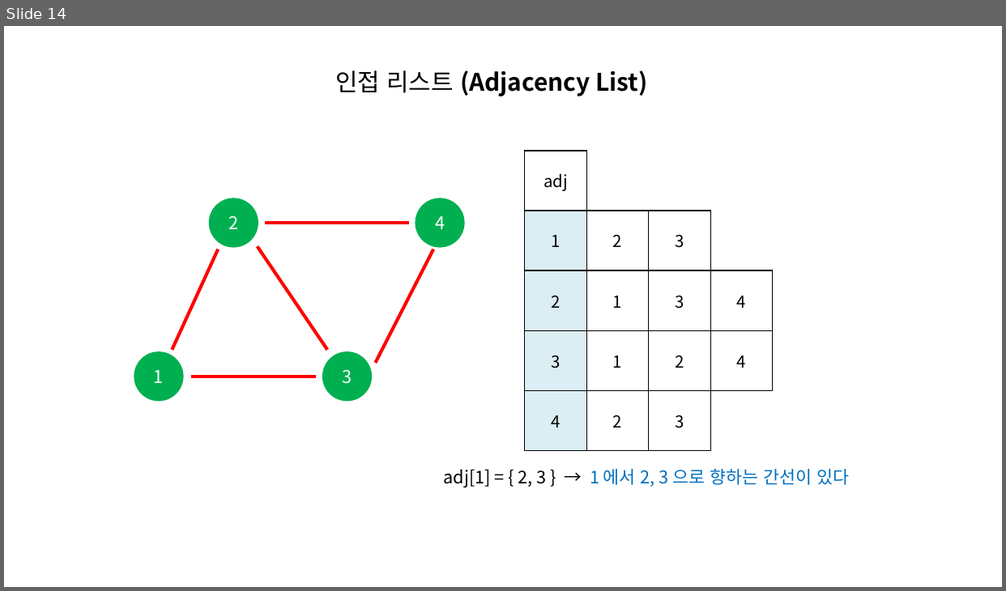
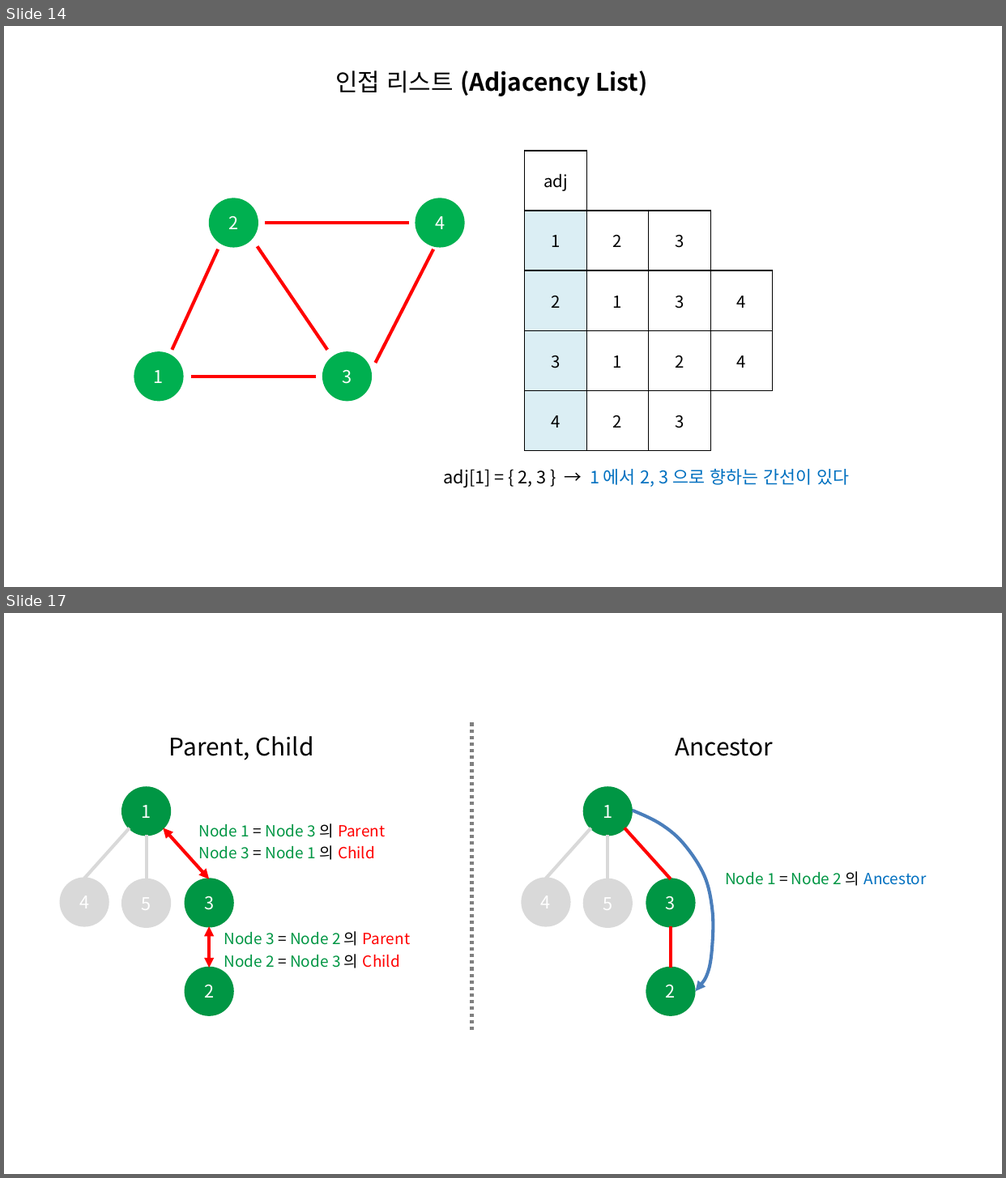
Before and after one commit to momo1108/blog, a slide deck: assets/etc/이미지제작용.pptx. Shown one above the other, each under a label of ours: slide 14 before the commit, slides 14 and 17 after it; the slides between them are not shown. The pictures are 1006x591 and 1006x1178 pixels, drawn with LibreOffice and Linux fonts; fonts in the diff are those of the drawing. Boxes give left, top, right and bottom in pixels: in the first picture for what was removed or moved away, otherwise in the second. Text is boxed around its words. In the diff, an @@ line names an element or a change of style, - is before the commit and + after.

```diff
--- a/assets/etc/이미지제작용.pptx
+++ b/assets/etc/이미지제작용.pptx
@@ slide 17 added at box(4, 613, 1002, 1174), background #FFFFFF @@
@@ line added from (472, 1030) to (472, 722), #808080 3 pt dashed @@
@@ text added at box(169, 736, 313, 760), 22 pt, text #000000 @@
+Parent, Child
@@ text added at box(675, 738, 773, 756), 22 pt, text #000000 @@
+Ancestor
@@ ellipse added at box(123, 787, 170, 835), fill #009644, outline #009644 2 pt, 16 pt, text #FFFFFF @@
+1
@@ ellipse added at box(584, 787, 631, 835), fill #009644, outline #009644 2 pt, 16 pt, text #FFFFFF @@
+1
@@ line added from (129, 828) to (84, 879), #D9D9D9 3 pt @@
@@ double arrow added from (209, 879) to (164, 828), #FF0000 3 pt @@
@@ text added at box(199, 824, 385, 860), 14 pt, text #009644 @@
+Node 1 = Node 3 의 Parent
+Node 3 = Node 1 의 Child
@@ line added from (591, 828) to (546, 879), #D9D9D9 3 pt @@
@@ line added from (671, 879) to (624, 828), #FF0000 3 pt @@
@@ freeform shape added at box(632, 810, 713, 990), outline #4B7EBC 3 pt @@
@@ line added from (147, 835) to (147, 880), #D9D9D9 3 pt @@
@@ line added from (607, 835) to (607, 880), #D9D9D9 3 pt @@
@@ ellipse added at box(61, 879, 108, 926), fill #D9D9D9, outline #D9D9D9 2 pt, 16 pt, text #FFFFFF @@
+4
@@ ellipse added at box(185, 879, 233, 926), fill #009644, outline #009644 2 pt, 16 pt, text #FFFFFF @@
+3
@@ ellipse added at box(522, 879, 569, 926), fill #D9D9D9, outline #D9D9D9 2 pt, 16 pt, text #FFFFFF @@
+4
@@ ellipse added at box(647, 879, 695, 926), fill #009644, outline #009644 2 pt, 16 pt, text #FFFFFF @@
+3
@@ text added at box(725, 871, 927, 886), 14 pt, text #009644 @@
+Node 1 = Node 2 의 Ancestor
@@ ellipse added at box(123, 880, 170, 927), fill #D9D9D9, outline #D9D9D9 2 pt, 16 pt, text #FFFFFF @@
+5
@@ ellipse added at box(584, 880, 631, 927), fill #D9D9D9, outline #D9D9D9 2 pt, 16 pt, text #FFFFFF @@
+5
@@ double arrow added from (209, 926) to (209, 968), #FF0000 3 pt @@
@@ line added from (671, 926) to (671, 968), #FF0000 3 pt @@
@@ text added at box(224, 931, 410, 972), 14 pt, text #009644 @@
+Node 3 = Node 2 의 Parent
+Node 2 = Node 3 의 Child
@@ ellipse added at box(185, 968, 233, 1016), fill #009644, outline #009644 2 pt, 16 pt, text #FFFFFF @@
+2
@@ ellipse added at box(647, 968, 695, 1016), fill #009644, outline #009644 2 pt, 16 pt, text #FFFFFF @@
+2
```
Also in this commit, not shown: 4 other slides added, 15 other files.
